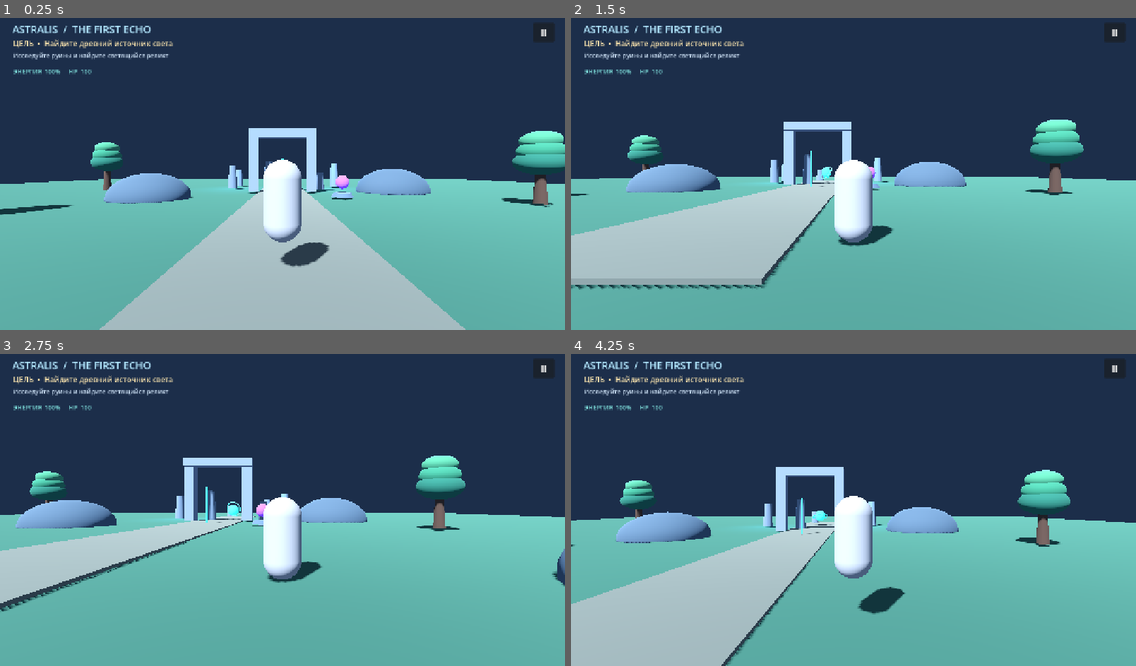
Above: before the commit, frames 1-4 (two rows, left to right).
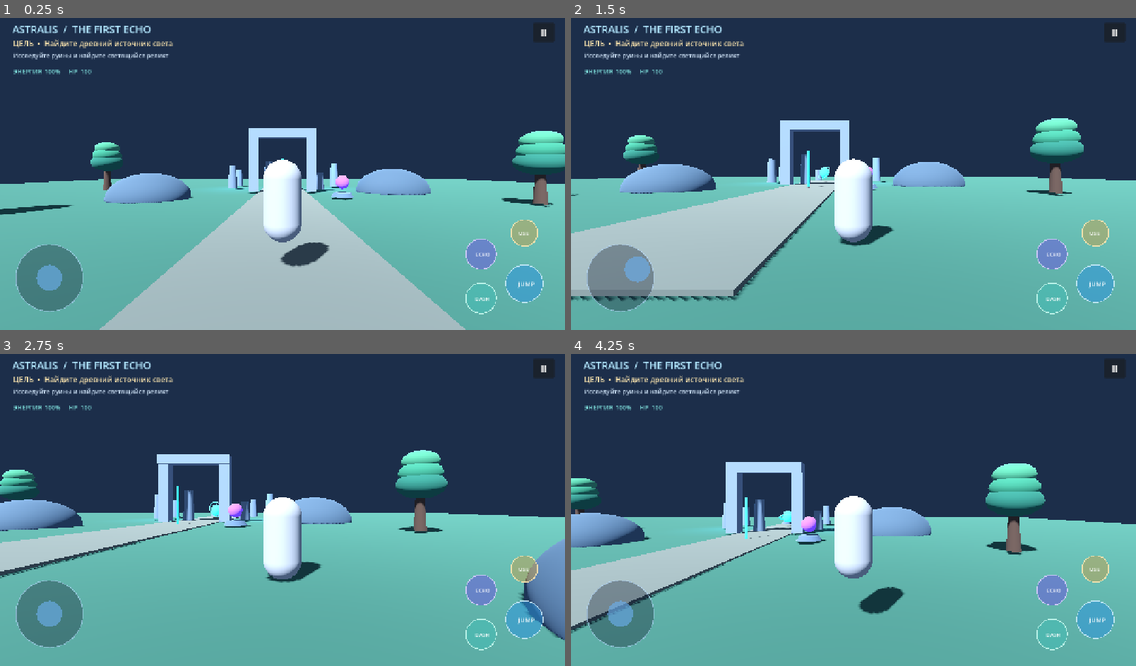
Above: after the commit, the same moments.

Repository: Phantom220-hub/ASTRALIS-RPG
Game: Godot game, scene res://scenes/main/Main.tscn
The game is run twice, just before and just after one commit, with the same random seed, the same clock (stepped at 60 frames per second) and the same inputs.
Inputs (mouse positions are in pixels of both pictures, inside the frame that each line leads up to):
- Up to frame 1 (0.25 s): no input
- Up to frame 2 (1.5 s): tap Enter (ui_accept) at 0.5, 0.77 s; move the mouse to (977, 155) at 0.52 s; hold D (move_right) 0.53-1.25 s; tap E (interact) at 0.6 s; click (977, 155) at 0.67 s; drag from (740, 186) to (825, 233) at 1.27 s
- Up to frame 3 (2.75 s): move the mouse to (339, 438) at 2.02 s; hold D (move_right) from 2.03 s (still down); tap E (interact) at 2.1 s
- Up to frame 4 (4.25 s): release D (move_right) at 2.75 s; drag from (825, 569) to (684, 460) at 2.77 s; move the mouse to (1023, 553) at 3.52 s; hold A (move_left) from 3.53 s (still down); tap E (interact) at 3.6 s; tap Enter (ui_accept) at 3.77 s

The runs differ from the first frame. In frame 1, 3.5% of the frame differs, in the area x 2-97%, y 64-96%; in frame 2, 7.1%; in frame 3, 16%; in frame 4, 24%, in the area x 0-100%, y 34-100%.
Error before the commit: Parse Error: Cannot infer the type of "is_button" variable because the value doesn't have a set type. (res://scripts/ui/mobile_controls.gd:51)

Commit message:
Fix explicit boolean typing in mobile touch controls

Diff:
--- a/scripts/ui/mobile_controls.gd
+++ b/scripts/ui/mobile_controls.gd
@@ -48,8 +48,8 @@
 			var dash_pos := Vector2(size.x - 190.0, size.y - 72.0)
 			var cast_pos := Vector2(size.x - 190.0, size.y - 172.0)
 			var interact_pos := Vector2(size.x - 92.0, size.y - 220.0)
-			var is_button := event.position.distance_to(jump_pos) <= BUTTON_RADIUS * 1.25 or event.position.distance_to(dash_pos) <= BUTTON_RADIUS or event.position.distance_to(cast_pos) <= BUTTON_RADIUS or event.position.distance_to(interact_pos) <= BUTTON_RADIUS
-			var is_joystick := event.position.x < size.x * 0.48 and event.position.y > size.y * 0.48
+			var is_button: bool = event.position.distance_to(jump_pos) <= BUTTON_RADIUS * 1.25 or event.position.distance_to(dash_pos) <= BUTTON_RADIUS or event.position.distance_to(cast_pos) <= BUTTON_RADIUS or event.position.distance_to(interact_pos) <= BUTTON_RADIUS
+			var is_joystick: bool = event.position.x < size.x * 0.48 and event.position.y > size.y * 0.48
 			if is_button or is_joystick:
 				_handle_press(event.index, event.position)
 				accept_event()
